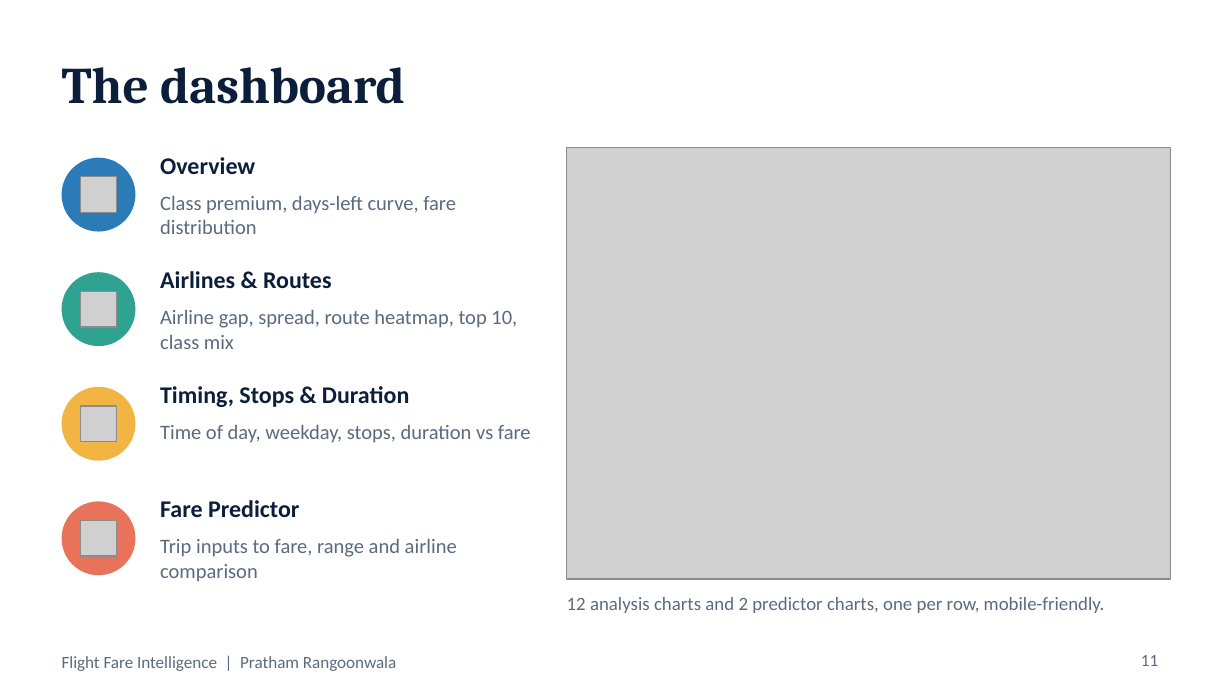
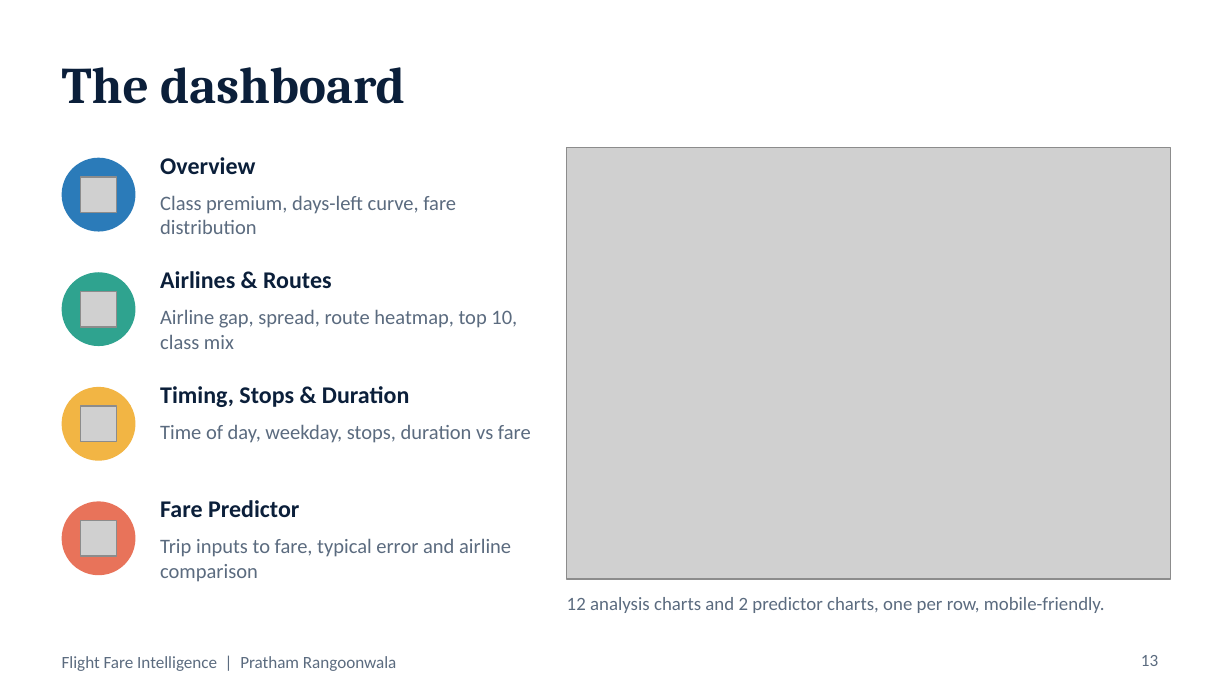
Before and after one commit to Pratham719/flight-fare-intelligence, a slide deck: slide 13 of Documentation/presentation.pptx (slide 11 before the commit). Drawn at 1232x693 pixels with LibreOffice and Linux fonts; fonts in the diff are those of the drawing; grey boxes stand for pictures. Boxes give left, top, right and bottom in pixels: in the first picture for what was removed or moved away, otherwise in the second. Text is boxed around its words. In the diff, an @@ line names an element or a change of style, - is before the commit and + after.

```diff
--- a/Documentation/presentation.pptx
+++ b/Documentation/presentation.pptx
@@ text at (160, 538, 511, 582): text changed @@
-Trip inputs to fare, range and airline comparison
+Trip inputs to fare, typical error and airline comparison
@@ page number at (1141, 655, 1158, 666): text changed @@
-11
+13
```
Also in this commit, not shown: 13 other slides changed, 2 slides added, 9 other files.
